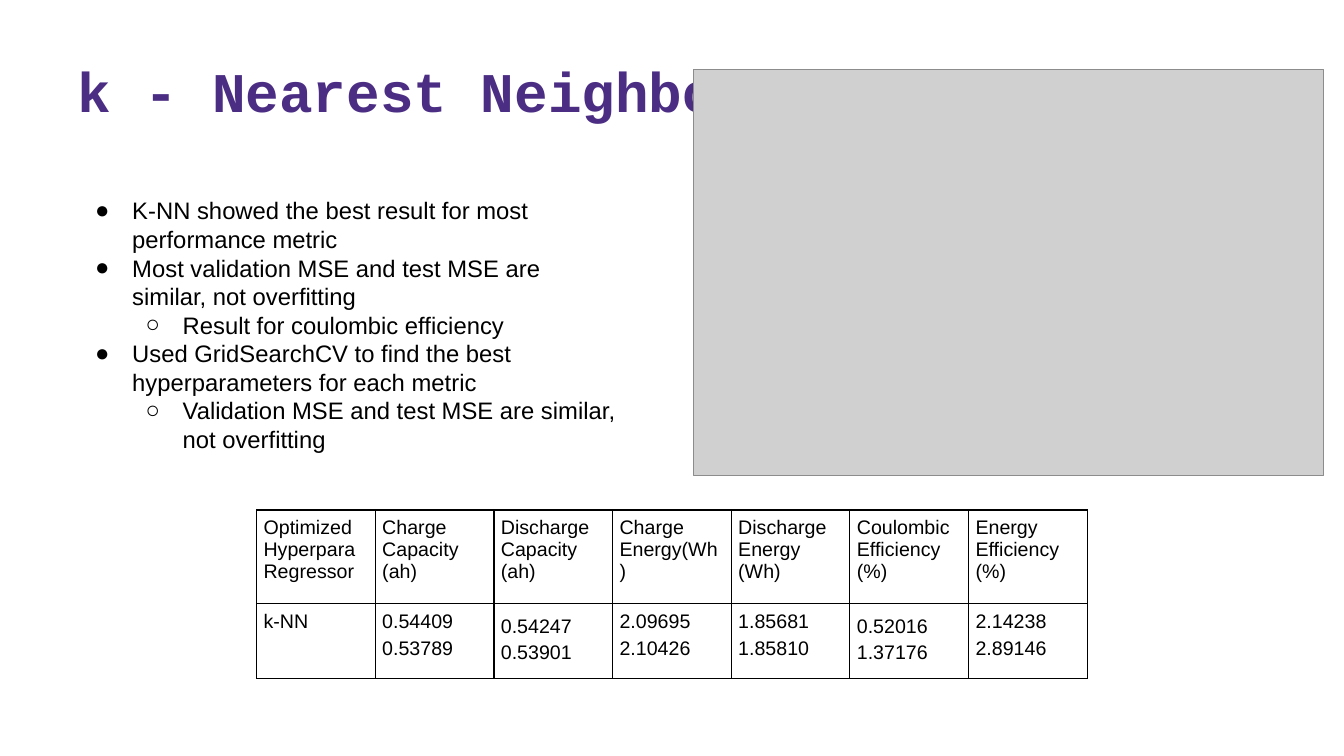
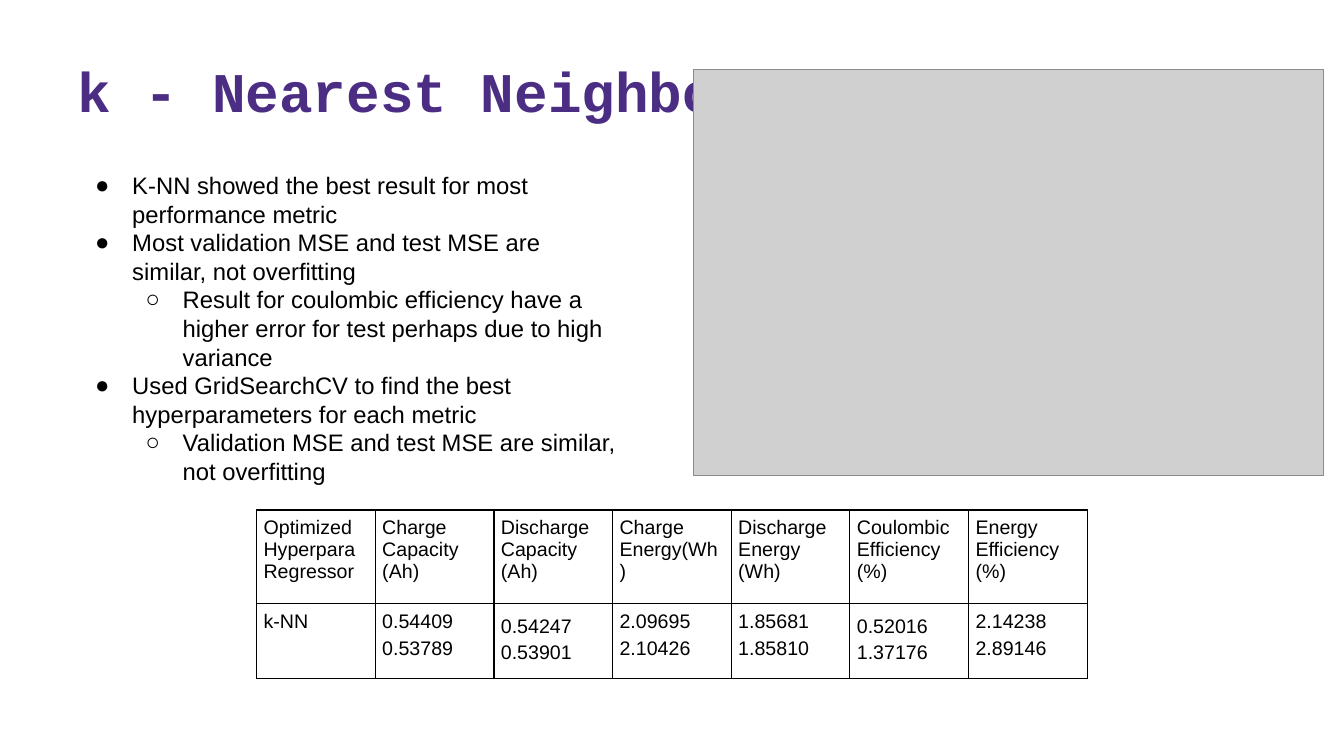
Before and after one commit to SZ-Jasper/SELEC, a slide deck: slide 8 of doc/Technology Review Machine Learning.pptx. Drawn at 1344x756 pixels with LibreOffice and Linux fonts; fonts in the diff are those of the drawing; grey boxes stand for pictures; background and template pictures are left out. Boxes give left, top, right and bottom in pixels: in the first picture for what was removed or moved away, otherwise in the second. Text is boxed around its words. In the diff, an @@ line names an element or a change of style, - is before the commit and + after.

Commit message:
tech reveiw MLM update

```diff
--- a/doc/Technology Review Machine Learning.pptx
+++ b/doc/Technology Review Machine Learning.pptx
@@ text "K-NN showed the best result ...": place and size @@
-text "K-NN showed the best result ..." at (132, 201, 615, 453)
+text "K-NN showed the best result ..." at (132, 176, 615, 485)
@@ text at (183, 290, 602, 367): text changed @@
-  ○ Result for coulombic efficiency
+  ○ Result for coulombic efficiency have a higher error for test perhaps due to high variance
@@ table at (257, 510, 1090, 756) @@
-row 1, column 2: Charge Capacity (ah)
+row 1, column 2: Charge Capacity (Ah)
-row 1, column 3: Discharge Capacity (ah)
+row 1, column 3: Discharge Capacity (Ah)
```
